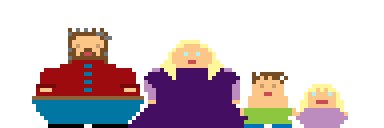
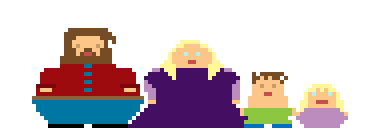
Two versions of the same layered image (w=384, h=128). Layer-by-layer changes:
painted on "Layer 3" over 60, 28, 116, 64
painted on "Layer 2" over 68, 48, 72, 52
